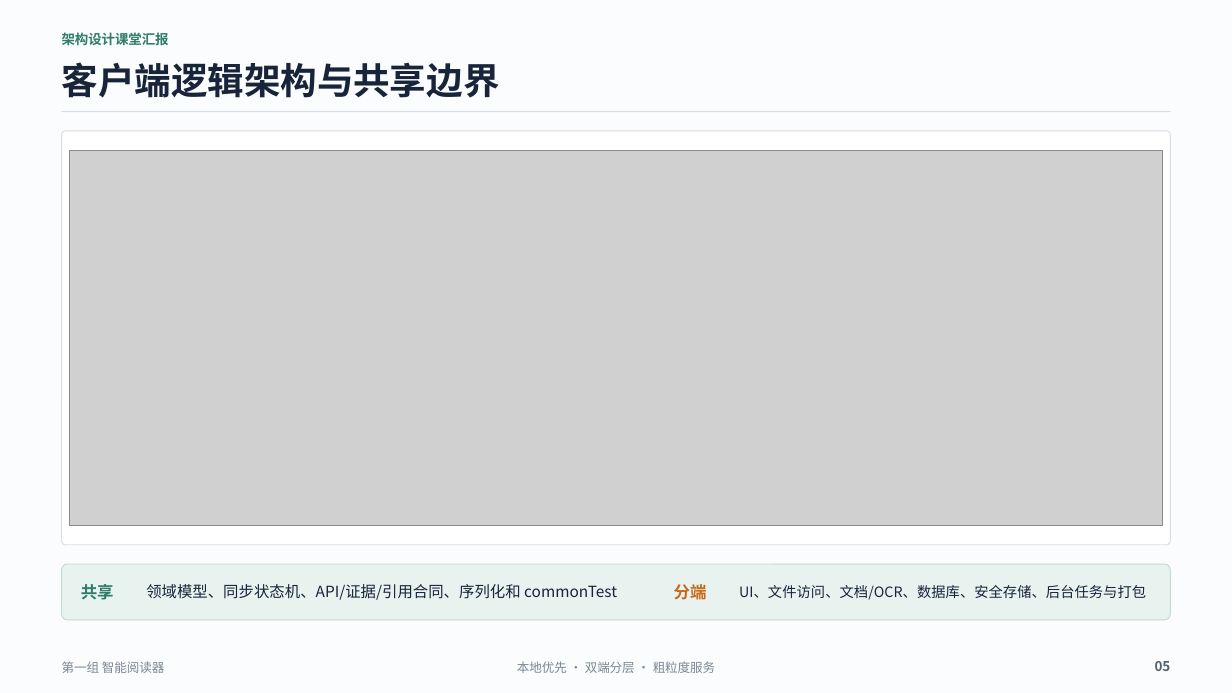
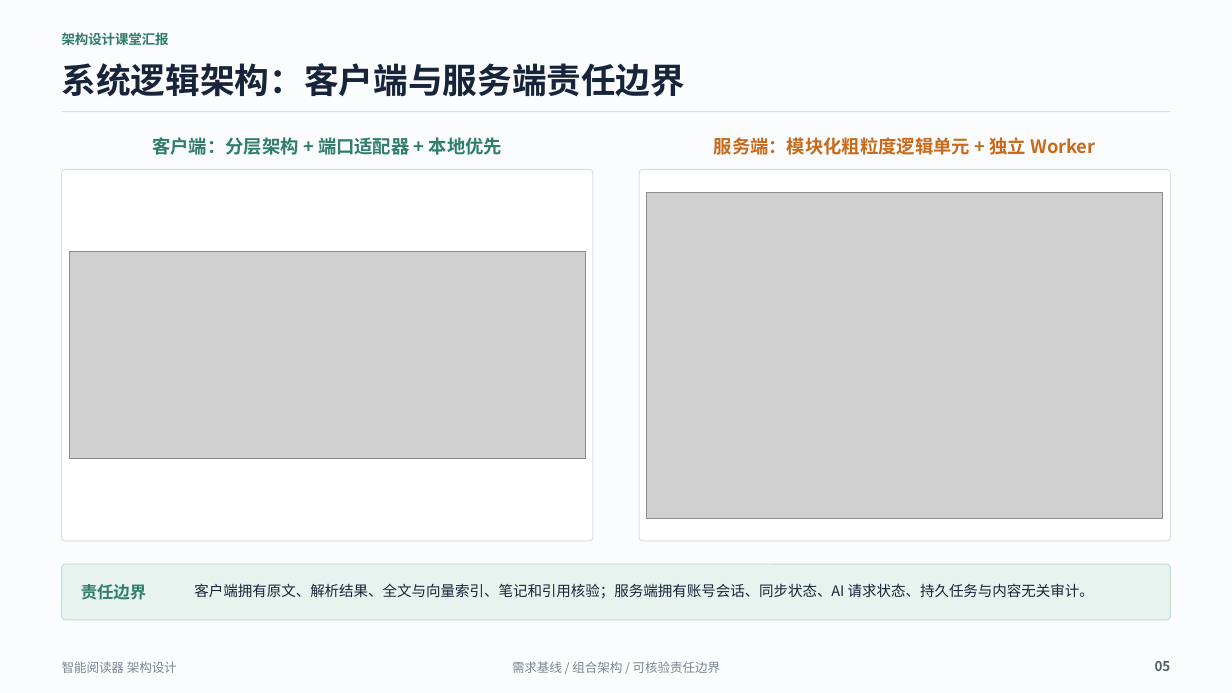
Before and after one commit to Aut-172/Intelligent-Reader, a slide deck: slide 5 of docs/架构设计/阶段成果-V0.4-双端需求补充/06-汇报PPT-1组-智能阅读器.pptx. Drawn at 1232x693 pixels with LibreOffice and Linux fonts; fonts in the diff are those of the drawing; grey boxes stand for pictures. Boxes give left, top, right and bottom in pixels: in the first picture for what was removed or moved away, otherwise in the second. Text is boxed around its words. In the diff, an @@ line names an element or a change of style, - is before the commit and + after.

Commit message:
docs: 完成架构设计课堂汇报 V1.3

```diff
--- a/docs/架构设计/阶段成果-V0.4-双端需求补充/06-汇报PPT-1组-智能阅读器.pptx
+++ b/docs/架构设计/阶段成果-V0.4-双端需求补充/06-汇报PPT-1组-智能阅读器.pptx
@@ text at [62, 63, 686, 96]: text changed; size 28.5 to 27 pt @@
-客户端逻辑架构与共享边界
+系统逻辑架构：客户端与服务端责任边界
@@ text added at [152, 137, 502, 155], 14.2 pt, text #2F7D6B, bold @@
+客户端：分层架构 + 端口适配器 + 本地优先
@@ text added at [714, 137, 1095, 155], 14.2 pt, text #C66A1B, bold @@
+服务端：模块化粗粒度逻辑单元 + 独立 Worker
@@ rounded rectangle at [62, 169, 593, 541]: proportions changed @@
@@ rounded rectangle: place and size @@
-rounded rectangle at [62, 131, 1171, 545]
+rounded rectangle at [62, 169, 593, 541]
@@ picture removed at [69, 151, 1163, 526] @@
@@ rounded rectangle added at [640, 169, 1171, 541], fill #FFFFFF, outline #D8DEE6 0.75 pt @@
@@ picture added at [647, 192, 1163, 518] @@
@@ picture added at [69, 251, 585, 458] @@
@@ rounded rectangle at [62, 564, 1171, 619]: proportions changed @@
@@ text removed at [81, 584, 114, 600] @@
-共享
@@ text added at [81, 584, 146, 600], 12.8 pt, text #2F7D6B, bold @@
+责任边界
@@ text removed at [146, 584, 617, 600] @@
-领域模型、同步状态机、API/证据/引用合同、序列化和 commonTest
@@ text added at [194, 583, 1094, 598], 11.2 pt, text #17243A @@
+客户端拥有原文、解析结果、全文与向量索引、笔记和引用核验；服务端拥有账号会话、同步状态、AI 请求状态、持久任务与内容无关审计。
@@ text removed at [674, 584, 707, 600] @@
-分端
@@ text removed at [739, 585, 1146, 600] @@
-UI、文件访问、文档/OCR、数据库、安全存储、后台任务与打包
@@ text at [62, 661, 177, 673]: text changed @@
-第一组 智能阅读器
+智能阅读器 架构设计
@@ text at [512, 661, 720, 673]: text changed @@
-本地优先 · 双端分层 · 粗粒度服务
+需求基线 / 组合架构 / 可核验责任边界
```
Also in this commit, not shown: 7 other slides changed, 4 slides added, 4 slides removed, 9 other files.
